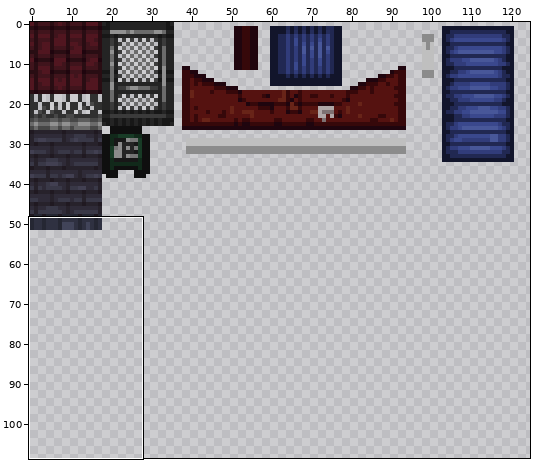
One commit to this sprite sheet: dist/img/city.png. The picture above shows the old version from afar; the outline marks the close-up.
Close-up. The starting point:
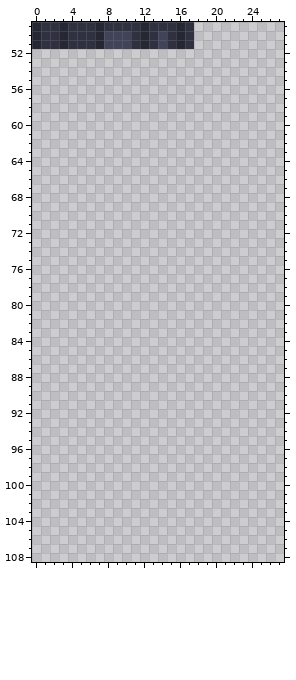
The file is 128x128 pixels. Colours within 5 levels of each other are drawn and written as one. Shown: x 0..27, y 49..108. The wide view leaves out empty margins. The commit also changed other parts of the picture, which this record leaves out.
And afterwards:
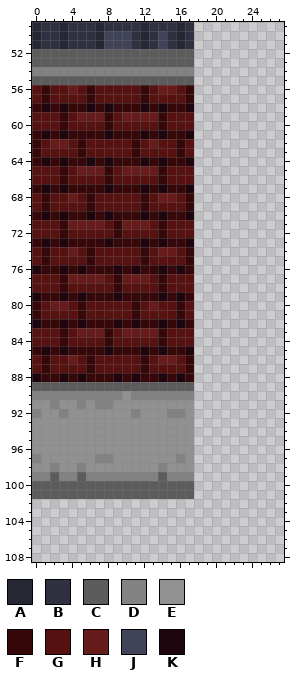
Palette (. is transparent): A #252733  B #2f3141  C #5c5c5c  D #828282  E #919191  F #36080a  G #551210  H #661c1b  J #414459  K #1f050e
Diff:
Changed rows in their new state; - is an unchanged pixel.
first column x 0:
 52 CCCCCCCCCCCCCCCCCC
 53 CCCCCCCCCCCCCCCCCC
 54 DDDDDDDDDDDDDDDDDD
 55 CCCCCCCCCCCCCCCCCC
 56 GFGGHGFGGGGGFGHHGF
 57 GFGGGGFGGGGGFGGGGF
 58 FKFKFFKFKFFFKFKFFK
 59 GGGFGHHHFGHHHHFGGG
 60 GGGFGGGGFGGGGGFGGG
 61 FKFKFFFFKFFFKFKFFK
 62 FGHHGFGGGGGFGHGGFG
 63 FGGGGFGGGGGFGGGGFG
 64 FKFKFFKFKFFFKFKFFK
 65 GGGFGHHHFGHHHHFGGG
 66 GGGFGGGGFGGGGGFGGG
 67 FKFKFFFFKFFFKFKFFK
 68 GFGGHGFGGGGGFGHHGF
 69 GFGGGGFGGGGGFGGGGF
 70 FKFKFFKFKFFFKFKFFK
 71 GGGFHHHHGFHHHGFGGG
 72 GGGFGGGGGFGGGGFGGG
 73 FKFKFFFFKFFFKFKFFK
 74 GFGGHGFGGGGGFGHHGF
 75 GFGGGGFGGGGGFGGGGF
 76 KFFKFKFFFKFKFFKFKF
 77 GGGFHHHHGFHHHGFGGG
 78 GGGFGGGGGFGGGGFGGG
 79 KFFKFKFFFKFFFFKFKF
 80 FGHHGFGGGGGFGHGGFG
 81 FGGGGFGGGGGFGGGGFG
 82 KFFKFKFFFKFKFFKFKF
 83 GGGFGHHHFGHHHHFGGG
 84 GGGFGGGGFGGGGGFGGG
 85 FKFKFFFFKFFFKFKFFK
 86 GFGGHGFGGGGGFGHHGF
 87 GFGGGGFGGGGGFGGGGF
 88 KFFKFKFFFKFKFFKFKF
 89 CCCCCCCCCCCCCCCCCC
 90 DDDDDDDDDDEDDDDDDD
 91 EEDEEDEDDEEEEEEEEE
 92 DEEDEEEEEEEDEEEDDE
 93 EEEEEEEEEEEEEEEEEE
 94 EEEEEEEEEEEEEEEEEE
 95 EEEEEEEEEEEEEEEEEE
 96 EEEEEEEEEEEEEEEEEE
 97 DEEEEEEDDEEEEEEEDE
 98 EEDEEDEEEEEEEEDEEE
 99 DDCDDCDDDDDDDDCDDD
100 CCCCCCCCCCCCCCCCCC
101 CCCCCCCCCCCCCCCCCC
